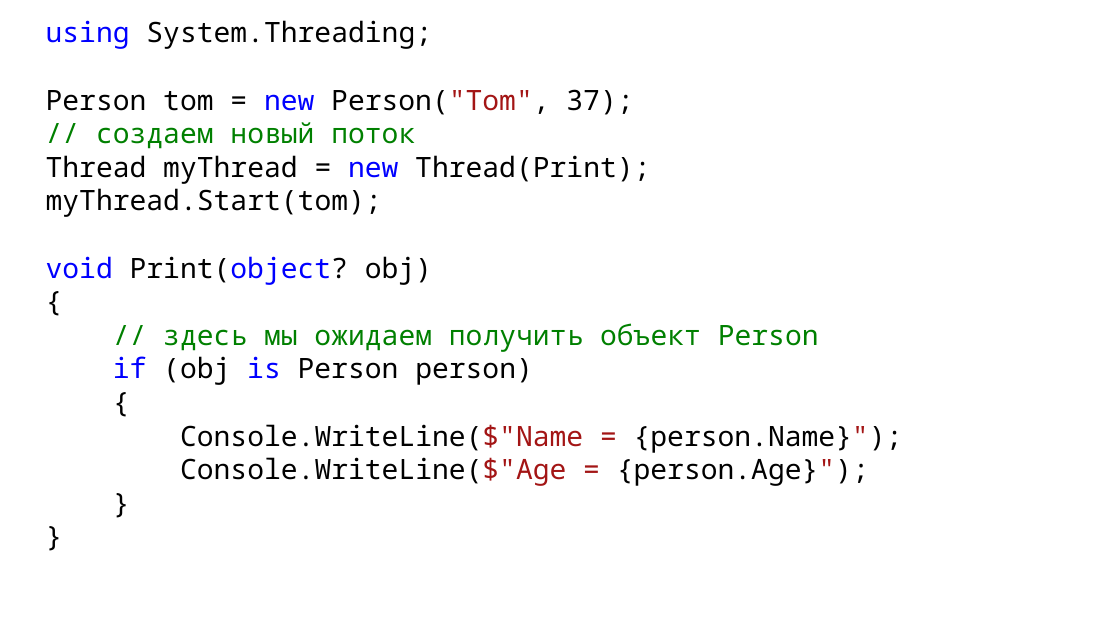
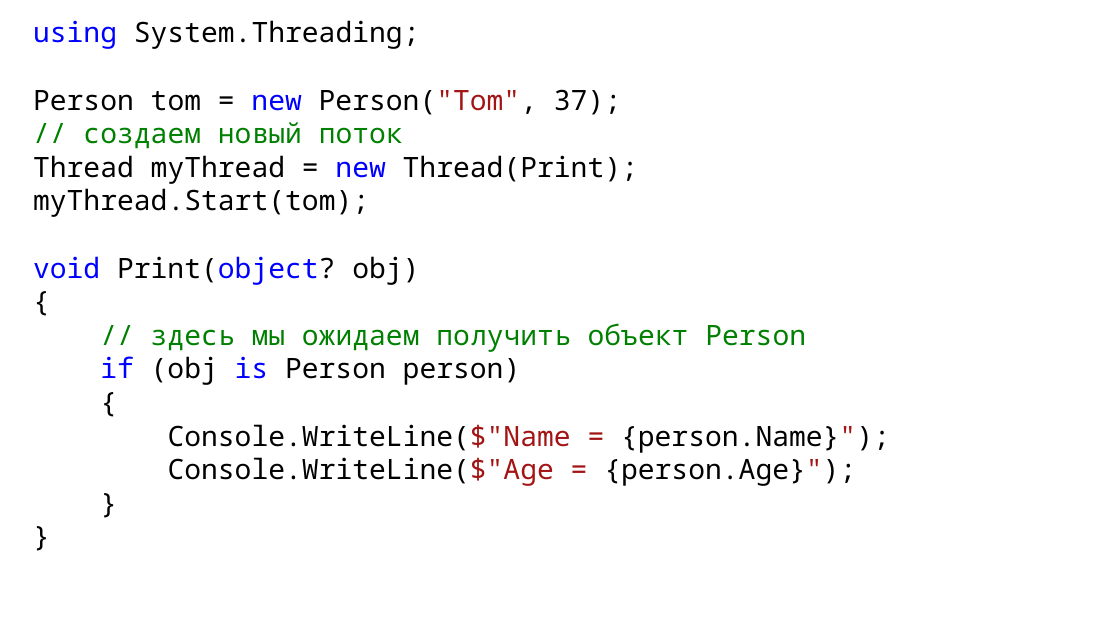
Before and after one commit to DaniilKlyukin/OOP-4, a slide deck: slide 17 of Лекции/ООП 1 лек 4.pptx. Drawn at 1120x630 pixels with LibreOffice and Linux fonts; fonts in the diff are those of the drawing. Boxes give left, top, right and bottom in pixels: in the first picture for what was removed or moved away, otherwise in the second. Text is boxed around its words. In the diff, an @@ line names an element or a change of style, - is before the commit and + after.

```diff
--- a/Лекции/ООП 1 лек 4.pptx
+++ b/Лекции/ООП 1 лек 4.pptx
@@ text "using System.Threading;": place and size @@
-text "using System.Threading;" at [46,20,903,486]
+text "using System.Threading;" at [33,20,890,486]
```
Also in this commit, not shown: 37 other slides changed.
